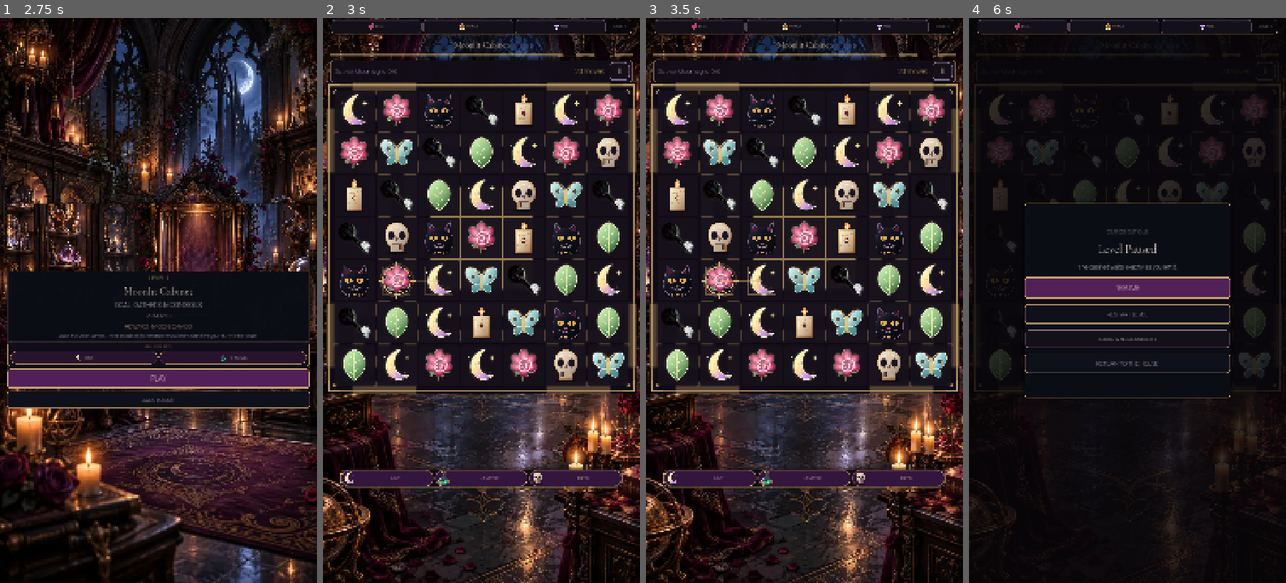
Above: before the commit, frames 1-4 (left to right).
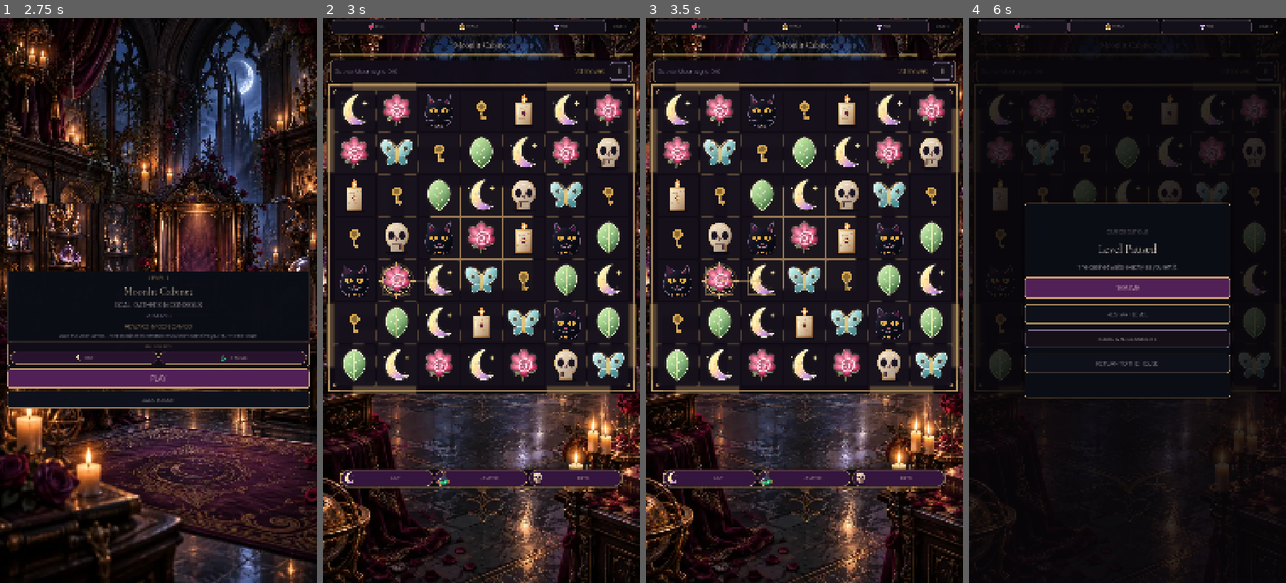
Above: after the commit, the same moments.

Repository: Jay-prodesign/akilta-match3
Game: Godot game, scene res://src/app/app_bootstrap.tscn
Two runs of this game, one before a commit and one after it. Both use one fixed random seed, a clock stepped at 60 frames per second and the inputs below.
Inputs:
- Up to frame 1 (2.75 s): click "ENTER THE HOUSE" at 0.5 s; click "ENTER CURIO BOUTIQUE" at 1.25 s; click "1" at 2 s
- Up to frame 2 (3 s): click "PLAY" at 2.75 s
- Up to frame 3 (3.5 s): no input
- Up to frame 4 (6 s): click "RETRY" at 3.5 s; click "RETRY" at 4.25 s; click "RETRY" at 5 s; click "Ⅱ" at 5.75 s

Frame 1 is identical in both runs. In frame 2, 1.1% of the frame differs, in the area x 4-96%, y 13-57%; in frame 3, 1.1%; in frame 4, 0.4%.

Commit message:
Restore canonical piece semantics and Key readability

Diff:
--- a/src/match3/presentation/piece_asset_loader.gd
+++ b/src/match3/presentation/piece_asset_loader.gd
@@ -13,6 +13,13 @@
 	"cat": "res://assets/pieces/black_cat.svg",
 	"candle": "res://assets/pieces/candle.svg",
 	"skull": "res://assets/pieces/skull.svg",
+}
+
+const RASTER_OVERRIDES := {
+	# Current material WebP key loses its silhouette against the dark board.
+	# Keep the canonical object identity but use the brighter authored raster
+	# until the final production-material Key replaces this review candidate.
+	"res://assets/pieces/curio_key.svg": "res://assets/pieces/curio_key.png",
 }
 
 static var _textures: Dictionary = {}
@@ -87,10 +94,13 @@
 static func ornament(path: String) -> Texture2D:
 	if _ornaments.has(path):
 		return _ornaments[path]
-	# Production artwork is raster-first. Prefer compact authored WebP, then PNG.
-	# The canonical owned SVG remains compatibility fallback only.
+	# Production artwork is raster-first. A narrowly declared readability override
+	# may outrank the material WebP; otherwise prefer WebP, then PNG. The canonical
+	# owned SVG remains compatibility fallback only.
 	var chosen := path
-	if path.get_extension().to_lower() == "svg":
+	if RASTER_OVERRIDES.has(path) and FileAccess.file_exists(String(RASTER_OVERRIDES[path])):
+		chosen = String(RASTER_OVERRIDES[path])
+	elif path.get_extension().to_lower() == "svg":
 		var webp_preferred := path.get_basename() + ".webp"
 		var png_preferred := path.get_basename() + ".png"
 		if FileAccess.file_exists(webp_preferred):
--- a/src/match3/presentation/piece_visuals.gd
+++ b/src/match3/presentation/piece_visuals.gd
@@ -10,7 +10,7 @@
 		"display_name": "Moon Sigil",
 		"material": "smoked_moonstone",
 		"world_role": "base_family",
-		"status": "first_party_svg_candidate_v2"
+		"status": "raster_material_candidate_runtime_validation"
 	},
 	"rose": {
 		"color": Color("#C7728F"),
@@ -20,37 +20,37 @@
 		"display_name": "Thorn Rose",
 		"material": "carved_wine_enamel",
 		"world_role": "base_family",
-		"status": "first_party_svg_candidate_v2"
+		"status": "raster_material_candidate_runtime_validation"
 	},
 	"moth": {
-		"color": Color("#77718E"),
-		"silhouette": "crow_profile",
-		"motif": "amber_crow_eye",
+		"color": Color("#83BDC0"),
+		"silhouette": "luna_moth",
+		"motif": "paired_wing_eye_spots",
 		"value": 0.74,
-		"display_name": "Moon Crow",
-		"material": "midnight_feather",
+		"display_name": "Luna Moth",
+		"material": "moonlit_cyan_enamel_and_antique_gold",
 		"world_role": "base_family",
-		"status": "first_party_svg_candidate_v2"
+		"status": "raster_material_candidate_runtime_validation"
 	},
 	"key": {
-		"color": Color("#45B88A"),
-		"silhouette": "apothecary_flask",
-		"motif": "emerald_elixir",
-		"value": 0.68,
-		"display_name": "Witchlight Potion",
-		"material": "emerald_glass_and_antique_gold",
+		"color": Color("#D3A34E"),
+		"silhouette": "antique_key",
+		"motif": "four_lobed_bow_and_notched_bit",
+		"value": 0.80,
+		"display_name": "Curio Key",
+		"material": "antique_gilt",
 		"world_role": "base_family",
-		"status": "first_party_svg_candidate_v2"
+		"status": "raster_readability_candidate_runtime_validation"
 	},
 	"leaf": {
-		"color": Color("#C6A2E8"),
-		"silhouette": "pentagram_medallion",
-		"motif": "arcane_star",
-		"value": 0.58,
-		"display_name": "Pentagram Sigil",
-		"material": "gilded_arcane_enamel",
+		"color": Color("#78AA63"),
+		"silhouette": "ivy_leaf",
+		"motif": "gilded_veins",
+		"value": 0.66,
+		"display_name": "Night Ivy",
+		"material": "lacquered_green_enamel",
 		"world_role": "base_family",
-		"status": "first_party_svg_candidate_v2"
+		"status": "raster_material_candidate_runtime_validation"
 	},
 	"cat": {
 		"color": Color("#24202D"),
--- a/tests/unit/test_first_party_shell.gd
+++ b/tests/unit/test_first_party_shell.gd
@@ -4,6 +4,7 @@
 const Settings = preload("res://src/settings/user_settings.gd")
 const BoardView = preload("res://src/match3/presentation/board_view.gd")
 const PieceAssets = preload("res://src/match3/presentation/piece_asset_loader.gd")
+const PieceVisuals = preload("res://src/match3/presentation/piece_visuals.gd")
 const SplashScene = preload("res://src/ui/splash/splash_screen.tscn")
 const TEST_SETTINGS := "user://match3_first_party_shell_settings.json"
 
@@ -57,6 +58,13 @@
 		for profile in PieceAssets.PROFILE_PATHS:
 			var profile_paths: Dictionary = PieceAssets.PROFILE_PATHS[profile]
 			_expect(String(profile_paths.get(family, "")) == String(canonical_piece_paths[family]), "piece family identity must stay invariant across level profiles: %s / %s" % [profile, family])
+	var moth_visual: Dictionary = PieceVisuals.descriptor("moth")
+	var key_visual: Dictionary = PieceVisuals.descriptor("key")
+	var ivy_visual: Dictionary = PieceVisuals.descriptor("leaf")
+	_expect(String(moth_visual.get("display_name", "")) == "Luna Moth" and String(moth_visual.get("silhouette", "")) == "luna_moth", "piece semantics must describe Luna Moth")
+	_expect(String(key_visual.get("display_name", "")) == "Curio Key" and String(key_visual.get("silhouette", "")) == "antique_key", "piece semantics must describe Curio Key")
+	_expect(String(ivy_visual.get("display_name", "")) == "Night Ivy" and String(ivy_visual.get("silhouette", "")) == "ivy_leaf", "piece semantics must describe Night Ivy")
+	_expect(String(PieceAssets.RASTER_OVERRIDES.get(PieceAssets.PATHS["key"], "")).ends_with("curio_key.png"), "Curio Key must use the readable raster override while the material candidate is too dark")
 	var splash = SplashScene.instantiate()
 	root.add_child(splash)
 	await process_frame
Not shown, changed: .github/workflows/p0-headless.yml
